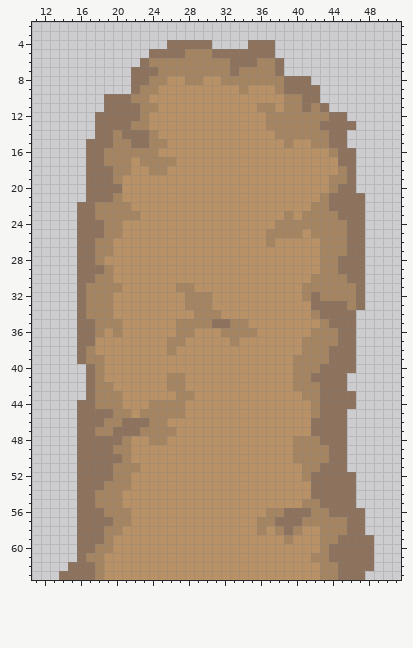
Two states of a pixel-art sprite, Assets/Assets/Road/Resources/road/road_0100.png. Above is the file before it was changed.
The file is 64x64 pixels. Shown: x 11..51, y 2..63.
After the commit:
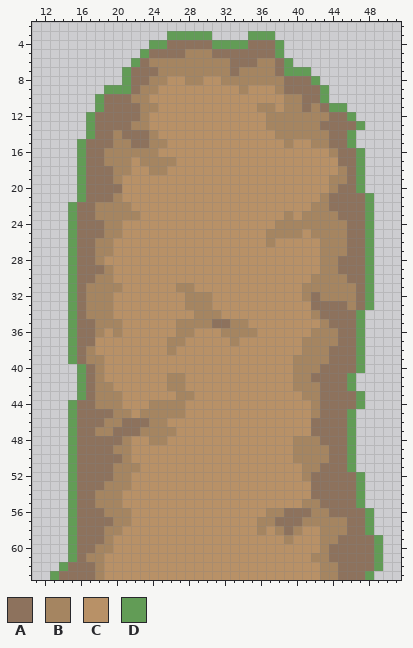
Palette (. is transparent): A #8d725d  B #a58561  C #b89167  D #629c56
The author wrote: Edits to road and resource textures
Edits made:
y 3: x 26..30 ..... -> DDDDD; x 35..37 ... -> DDD
y 4: x 24..25 .. -> DD; x 31..34 .... -> DDDD; x 38 . -> D
y 5: x 23 . -> D; x 38 . -> D
y 6: x 22 . -> D; x 39 . -> D
y 7: x 21 . -> D; x 39..41 ... -> DDD
y 8: x 21 . -> D; x 42 . -> D
y 9: x 19..21 ... -> DDD; x 43 . -> D
y 10: x 18 . -> D; x 43 . -> D
y 11: x 18 . -> D; x 44..45 .. -> DD
y 12: x 17 . -> D; x 46 . -> D
y 13: x 17 . -> D; x 47 . -> D
y 14: x 17 . -> D; x 46 . -> D
y 15: x 16 . -> D; x 46 . -> D
y 16..20: x 16 . -> D; x 47 . -> D
y 21: x 16 . -> D; x 48 . -> D
y 22..33: x 15 . -> D; x 48 . -> D
y 34..39: x 15 . -> D; x 47 . -> D
y 40: x 16 . -> D; x 47 . -> D
y 41..42: x 16 . -> D; x 46 . -> D
y 43: x 16 . -> D; x 47 . -> D
y 44: x 15 . -> D; x 47 . -> D
y 45..51: x 15 . -> D; x 46 . -> D
y 52..55: x 15 . -> D; x 47 . -> D
y 56..58: x 15 . -> D; x 48 . -> D
y 59..61: x 15 . -> D; x 49 . -> D
y 62: x 14 . -> D; x 49 . -> D
y 63: x 13 . -> D; x 48 . -> D
Changed places in both pictures, as pixel boxes (x1, y1, x2, y2):
added: (50, 31, 383, 580)
